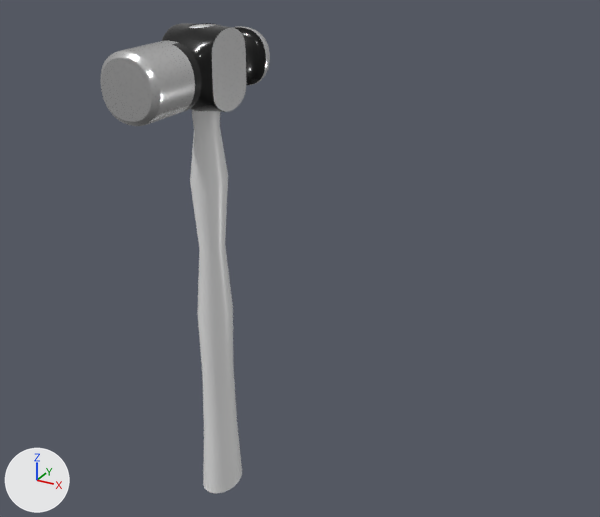
The Blender file Blender/TutorialOne.blend, before and after one commit.
Before and after are seen from a 50 mm camera at (16.09, -22.72, 13.1) aimed at (3.44, 0.29, 1.59). Arrows for +X, +Y and +Z are at lower left; the lights stay in place.
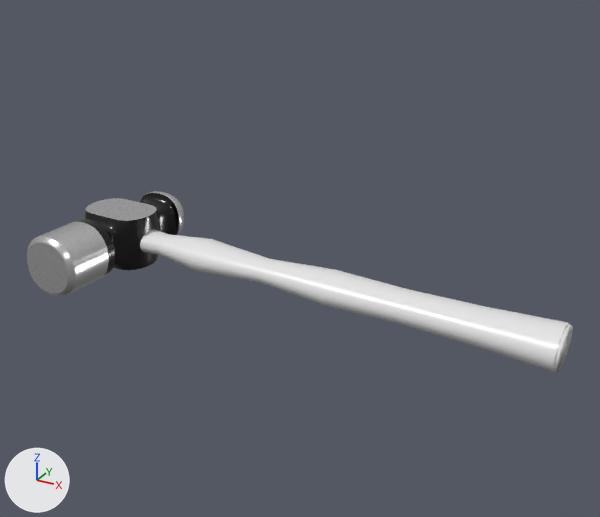
Pixel boxes [x1, y1, x2, y2] of what changed, in the pictures (600 x 517 px):
'Cylinder', moved, turned: before [189, 24, 242, 494]; after [140, 230, 573, 372]
'Cube', moved, turned, modifiers changed: before [100, 23, 270, 126]; after [27, 191, 184, 296]

Diff of the bpy script that builds the scene:
```diff
--- a/Blender/TutorialOne.blend.py
+++ b/Blender/TutorialOne.blend.py
@@ ob_cube @@
 ob_cube = bpy.data.objects.new('Cube', me_cube)
-ob_cube.location = (0.0, 0.0, 7.85)
-_m = ob_cube.modifiers.new('Subdivision', 'SUBSURF')
-_m.levels = 3
-_m.render_levels = 3
+ob_cube.location = (-4.18, 0.0, 1.14)
+ob_cube.rotation_euler = (-0.881, -1.534, 0.88)  # degrees (-50, -88, 50)
+_m = ob_cube.modifiers.new('Boolean', 'BOOLEAN')
+_m.solver = 'FLOAT'
@@ ob_cylinder @@
 ob_cylinder = bpy.data.objects.new('Cylinder', me_cylinder_004)
-ob_cylinder.location = (0.0, 0.0, 0.17)
+ob_cylinder.location = (3.5, 0.0, 0.96)
+ob_cylinder.rotation_euler = (-0.881, -1.534, 0.88)  # degrees (-50, -88, 50)
 ob_cylinder.scale = (0.568, 0.823, 9.0)
```
